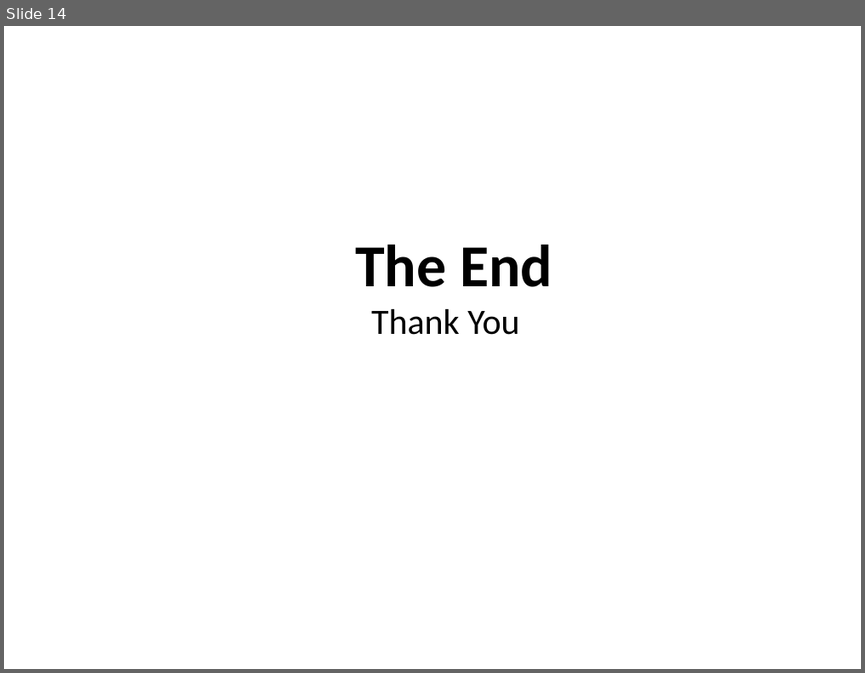
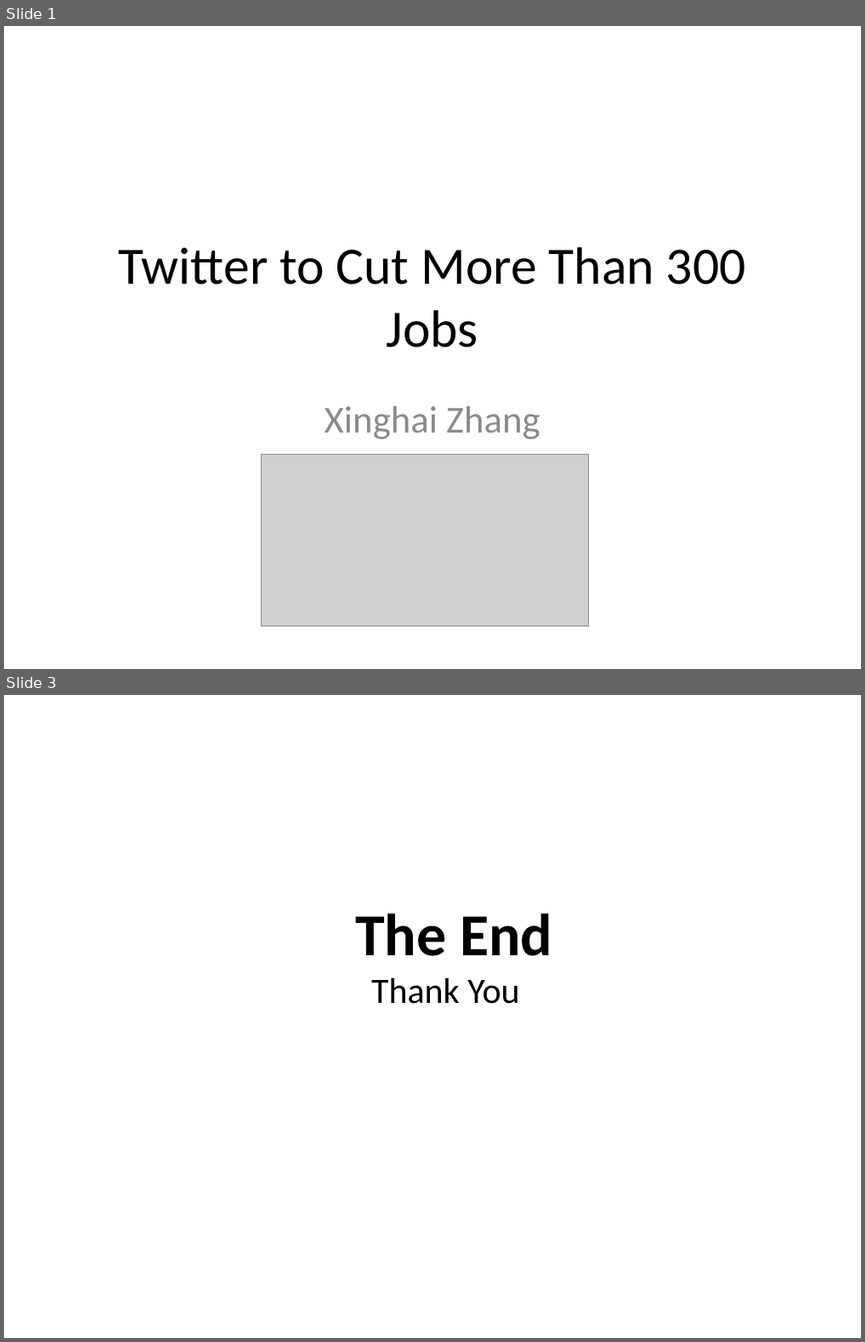
Before and after one commit to xinghai-zhang/Mhacks6, a slide deck: FlaskWebProject1/static/test.pptx. Shown one above the other, each under a label of ours: slide 14 before the commit, slides 1 and 3 after it; the slides between them are not shown. The pictures are 865x673 and 865x1342 pixels, drawn with LibreOffice and Linux fonts; fonts in the diff are those of the drawing; grey boxes stand for pictures. Boxes give left, top, right and bottom in pixels: in the first picture for what was removed or moved away, otherwise in the second. Text is boxed around its words. In the diff, an @@ line names an element or a change of style, - is before the commit and + after.

```diff
--- a/FlaskWebProject1/static/test.pptx
+++ b/FlaskWebProject1/static/test.pptx
@@ slide 1 added at (4, 26, 861, 669), background #FFFFFF @@
@@ title added at (118, 247, 746, 347), 44 pt, text #000000 @@
+Twitter to Cut More Than 300 Jobs
@@ subtitle added at (324, 406, 540, 439), 32 pt, text #8C8C8C @@
+Xinghai Zhang
@@ picture added at (261, 454, 589, 626) @@
@@ what was slide 14 is now slide 3 @@
```
Also in this commit, not shown: 1 other slide added, 13 slides removed, 19 other files.
